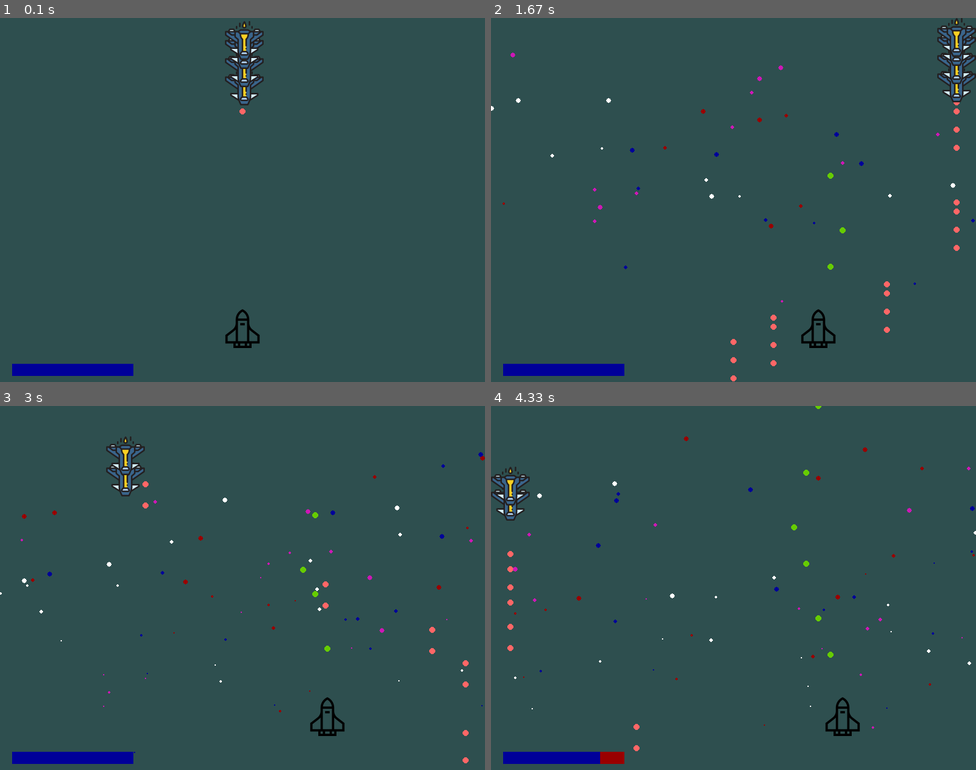
Above: before the commit, frames 1-4 (two rows, left to right).
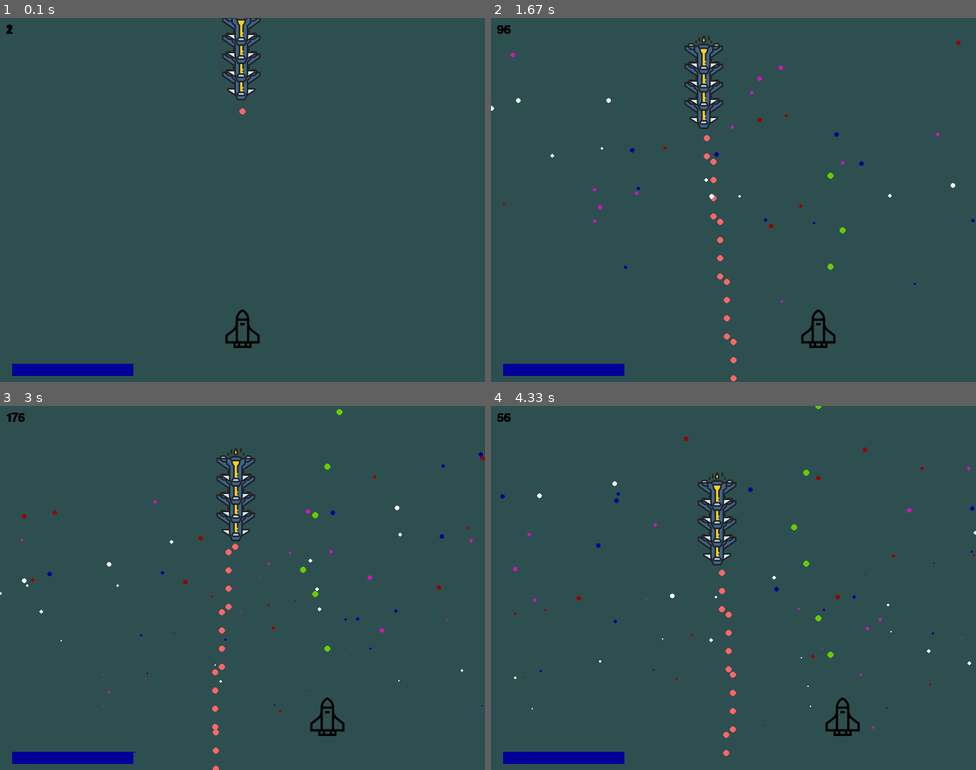
Above: after the commit, the same moments.

Repository: icynewyear/spacebolds-pygame
Game: pygame game, started from main.py
Two runs of this game, one before a commit and one after it. Both use one fixed random seed, a clock stepped at 60 frames per second and the inputs below.
Inputs:
- Up to frame 1 (0.1 s): no input
- Up to frame 2 (1.67 s): hold Right 0.33-0.8 s; hold Right 0.83-1.3 s; tap Space at 0.9, 1.2, 1.4 s; hold Left from 1.33 s (still down)
- Up to frame 3 (3 s): tap Space at 1.7, 1.97, 2.27, 2.4, 2.7 s; release Left at 1.87 s; hold Left 1.9-2.3 s; hold Right 2.33-2.97 s
- Up to frame 4 (4.33 s): hold Left 3-3.47 s; tap Space at 3.07, 3.37, 3.57, 3.87, 4.07 s; hold Right 3.5-3.97 s; hold Right from 4 s (still down)

The runs differ from the first frame. In frame 1, 1.3% of the frame differs, in the area x 1-55%, y 0-24%; in frame 2, 2.9%, in the area x 1-100%, y 0-96%; in frame 3, 2.5%; in frame 4, 2.5%.

Commit message:
added debug started switch to flight patterns

Diff:
--- /dev/null
+++ b/debug.py
@@ -0,0 +1,11 @@
+import pygame
+
+pygame.init()
+
+font = pygame.font.Font(None,30)
+
+def debug(info, y = 10, x = 10):
+    display_surf = pygame.display.get_surface()
+    debug_surf = font.render(str(info),True,(0,0,0))
+    debug_rect = debug_surf.get_rect(topleft=(x,y))
+    display_surf.blit(debug_surf,debug_rect)
--- a/engine.py
+++ b/engine.py
@@ -7,6 +7,8 @@
 from space_map import Star
 from particles import ParticlePrinciple
 from backgrounds import Background
+
+from debug import debug
 
 
 class Engine():
@@ -40,7 +42,6 @@
 
     def make_aliens(self, num):
         for x in range(num):
-            print(x)
             self.aliens.append(Alien(self, screen, self.alienIcon, self.alien_speed, 10, self.alienX, self.alienY-((x+1)*30)))
             self.all_sprites.add(self.aliens[x])
             self.alien_sprites.add(self.aliens[x])
--- a/entity.py
+++ b/entity.py
@@ -4,6 +4,7 @@
 from projectiles import Bullet, BulletManager
 #from entity_factory import alien_sprites
 from colors import *
+from flightpatterns import Flightpath
 
 
 class SpaceEntity(pygame.sprite.Sprite):
@@ -27,9 +28,11 @@
     def move(self, x_amount, y_amount):
         self.x_move_amount = x_amount
         self.y_move_amount = y_amount
+        return (x_amount,y_amount)
 
-    def do_movement(self):
+    def do_movement(self, move):
         #X move
+        x,y = move
         self.rect.x += self.x_move_amount
         if self.rect.x < 0:
             self.rect.x = 0
@@ -47,7 +50,7 @@
         pass
 
     def update(self):
-        self.do_movement()
+        self.do_movement(self.move(self.x_move_amount, self.y_move_amount))
         self.bullet_manager.update()
         self.bullet_manager.render()
 
@@ -58,6 +61,7 @@
         self.fire_rate = fire_rate
         self.timer = fire_rate
         self.y_timer = 0
+        self.fp = Flightpath((0,200))
 
     def shoot(self):
         if self.timer == self.fire_rate:
@@ -66,20 +70,34 @@
             self.bullet_manager.add_projectile(bullet)
         else: self.timer+=1
 
+    # def move(self):
+    #     x_amount = 0
+    #     y_amount = 0
+    #     if self.direction == 1:
+    #         x_amount = self.speed
+    #         if self.rect.x >= SCREEN_WIDTH-self.image.get_width(): self.direction = 0
+    #     elif self.direction == 0:
+    #         x_amount = -self.speed
+    #         if self.rect.x <= 0: self.direction = 1
+    #     if self.y_timer >= 25:
+    #         y_amount = -5
+    #     if self.y_timer < 25:
+    #         y_amount = 5
+    #     if self.y_timer == 50: self.y_timer = 0
+    #     self.y_timer += 1
+    #     return (x_amount,y_amount)
+
     def move(self):
-        if self.direction == 1:
-            self.x_move_amount += self.speed
-            if self.rect.x >= SCREEN_WIDTH-self.image.get_width(): self.direction = 0
-        elif self.direction == 0:
-            self.x_move_amount -= self.speed
-            if self.rect.x <= 0: self.direction = 1
-        if self.y_timer >= 25:
-            self.y_move_amount = -5
-        if self.y_timer < 25:
-            self.y_move_amount = 5
-        if self.y_timer == 50: self.y_timer = 0
-        self.y_timer += 1
+        move = next(self.fp)
+        return move
 
+    def do_movement(self, move):
+        #X move
+        x,y = move
+        self.rect.x += x
+        #Y move
+        self.rect.y += y
+        pass
 
     def check_hits(self):
             for bullet in self.bullet_manager.projectiles:
@@ -91,7 +109,9 @@
         self.move()
         self.shoot()
         self.check_hits()
-        super().update()
+        self.do_movement(self.move())
+        self.bullet_manager.update()
+        self.bullet_manager.render()
 
 
 class Player(SpaceActor):
--- /dev/null
+++ b/flightpatterns.py
@@ -0,0 +1,29 @@
+import pygame
+
+from debug import debug
+
+class Flightpath():
+    def __init__(self, timer = (0,0)):
+        self.timer = timer
+        self.generator_iterator = self.step()
+
+    def __next__(self):
+        return next(self.generator_iterator)
+
+    def step(self):
+        current_timer, max_timer = self.timer
+
+        x = -1
+        y = 1
+        while True:
+            yield (x,y)
+
+            debug(current_timer)
+
+            if current_timer < max_timer/2:
+                x = -1
+            elif current_timer < max_timer:
+                x = 1
+            else:
+                current_timer = 0
+            current_timer += 1
